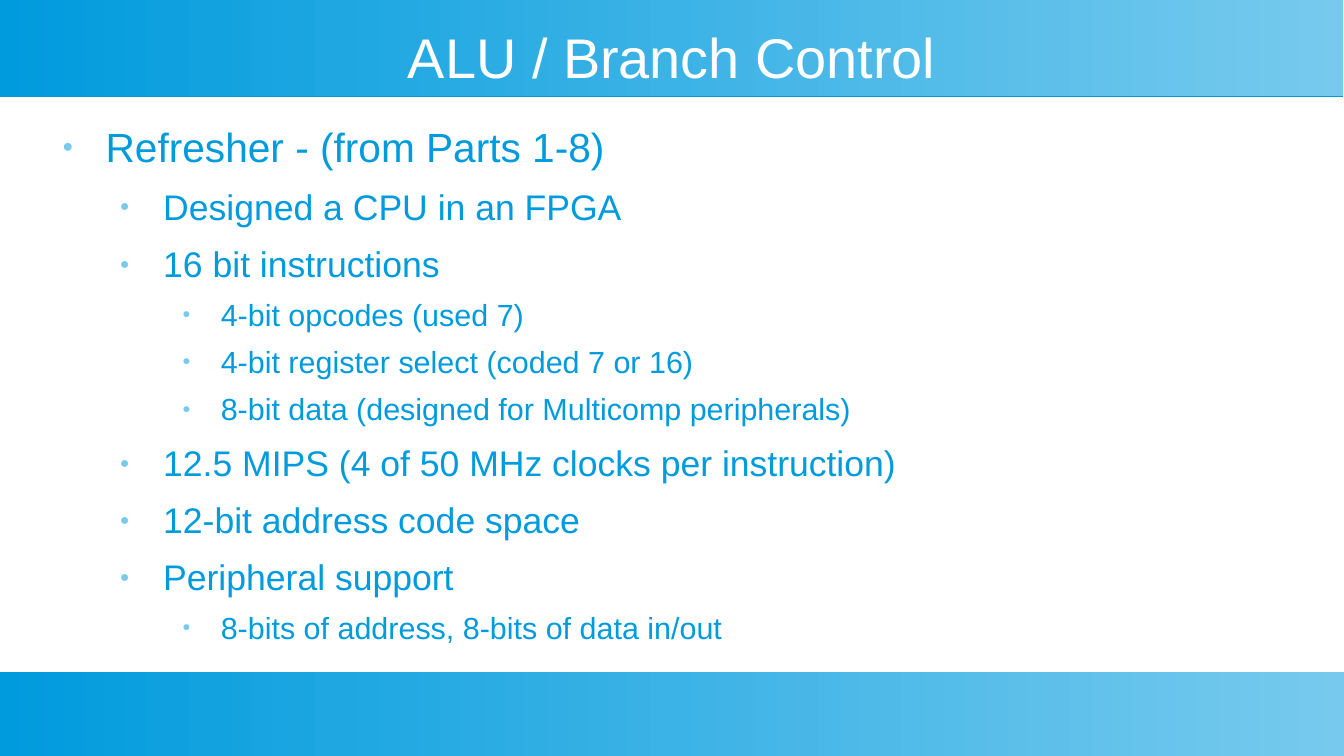
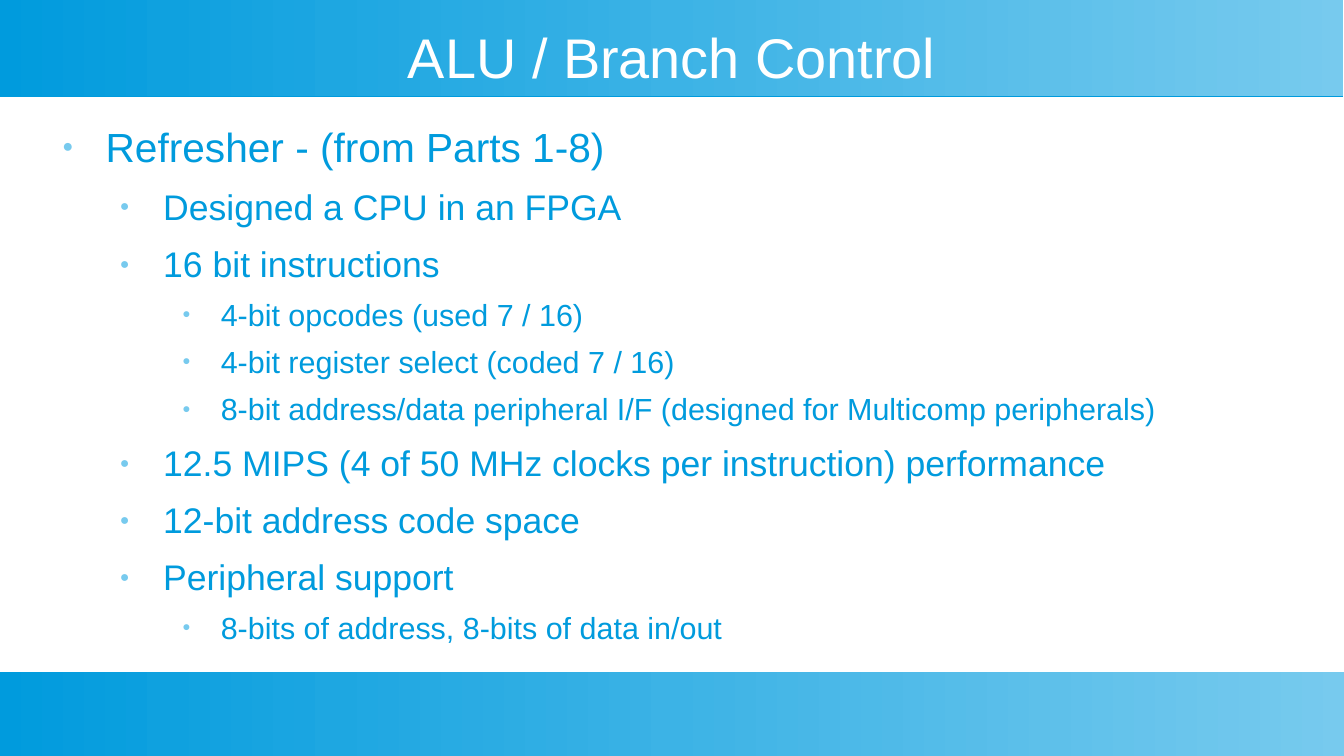
Before and after one commit to douggilliland/Design_A_CPU, a slide deck: slide 2 of Docs/DIY-FPGA-Computer-A1_New_Opcodes_Design.odp. Drawn at 1344x756 pixels with LibreOffice and Linux fonts; fonts in the diff are those of the drawing. Boxes give left, top, right and bottom in pixels: in the first picture for what was removed or moved away, otherwise in the second. Text is boxed around its words. In the diff, an @@ line names an element or a change of style, - is before the commit and + after.

```diff
--- a/Docs/DIY-FPGA-Computer-A1_New_Opcodes_Design.odp
+++ b/Docs/DIY-FPGA-Computer-A1_New_Opcodes_Design.odp
@@ text at (163, 304, 1155, 484): text changed @@
-    ● 4-bit opcodes (used 7)
-    ● 4-bit register select (coded 7 or 16)
-    ● 8-bit data (designed for Multicomp peripherals)
-  ● 12.5 MIPS (4 of 50 MHz clocks per instruction)
+    ● 4-bit opcodes (used 7 / 16)
+    ● 4-bit register select (coded 7 / 16)
+    ● 8-bit address/data peripheral I/F (designed for Multicomp peripherals)
+  ● 12.5 MIPS (4 of 50 MHz clocks per instruction) performance
```
Also in this commit, not shown: 3 other slides changed.
